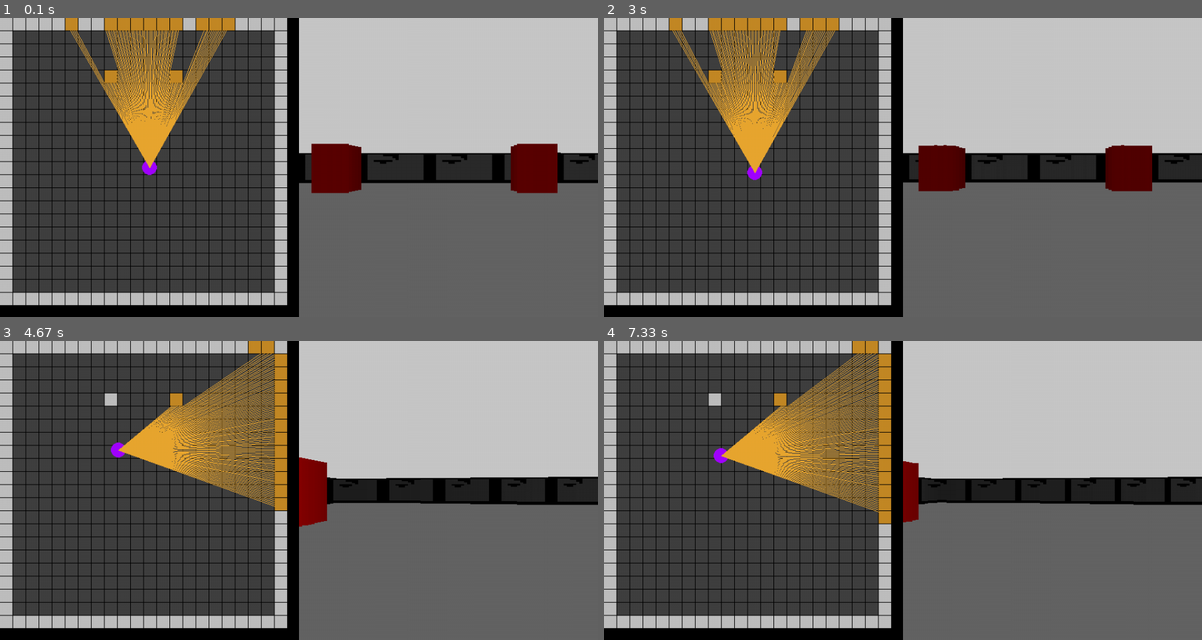
Above: before the commit, frames 1-4 (two rows, left to right).
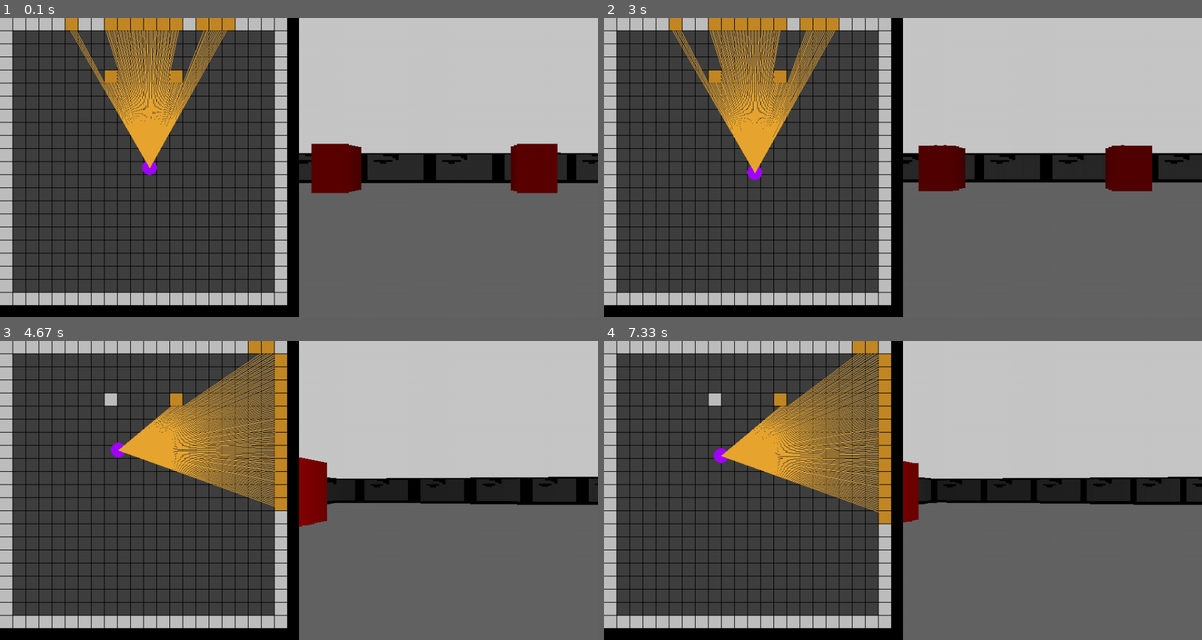
Above: after the commit, the same moments.

Repository: TLDispenser/My-Projects
Game: pygame game, started from 3d Rendering egenen/pygame_rendering/rendering.py
The game is run twice, just before and just after one commit, with the same random seed, the same clock (stepped at 60 frames per second) and the same inputs.
Inputs:
- Up to frame 1 (0.1 s): no input
- Up to frame 2 (3 s): hold Right 0.33-0.8 s; hold Up 0.83-1.13 s; hold Right 1.17-1.63 s; hold Left 1.67-2.2 s; hold Down 2.23-2.53 s; hold Left 2.57-2.97 s
- Up to frame 3 (4.67 s): hold Up 3-3.37 s; hold Right 3.4-4.03 s; hold Down 4.07-4.43 s; hold Left from 4.47 s (still down)
- Up to frame 4 (7.33 s): release Left at 4.93 s; hold Right 4.97-5.43 s; hold Up 5.47-5.77 s; hold Right 5.8-6.27 s; hold Left 6.3-6.83 s; hold Down 6.87-7.17 s; hold Left from 7.2 s (still down)

The runs differ from the first frame. In frame 1, 0.4% of the frame differs, in the area x 50-100%, y 45-55%; in frame 2, 0.9%; in frame 3, 1.3%, in the area x 54-100%, y 46-54%; in frame 4, 1.0%.

Commit message:
Detect what side its on rendering.py

Diff:
--- a/3d Rendering egenen/pygame_rendering/rendering.py
+++ b/3d Rendering egenen/pygame_rendering/rendering.py
@@ -90,13 +90,12 @@
             #calculate map square index
             square = row * MAP_SIZE + col
             if MAP[square] != ' ':
+                #colors the map tiles to show what you are looking at
                 pygame.draw.rect(win, (195, 137, 38), (col * TILE_SIZE, row * TILE_SIZE, TILE_SIZE - 1, TILE_SIZE - 1))
 
                 #draw casted ray
                 pygame.draw.line(win, (233, 166, 49), (player_x, player_y), (target_x, target_y))
 
-                temp_what_is_it_list.append(MAP[square])
-
                 #fix fish eye effect
                 depth *= math.cos(player_angle - start_angle)
 
@@ -104,6 +103,18 @@
 
                 #sees how may tiles there are
                 visible_tiles.add((col, row))
+
+                #adds where what direction you see the side at
+                if 0 <= start_angle <= 45 or 315 < start_angle <= 360:
+                    side_its_on = "E"
+                elif 45 < start_angle <= 135:
+                    side_its_on = "N"
+                elif 135 < start_angle <= 225:
+                    side_its_on = "W"
+                elif 225 < start_angle <= 315:
+                    side_its_on = "S"
+                #what is symbol is there and record it AND what side its on as a string
+                temp_what_is_it_list.append(str(MAP[square]) + str(side_its_on))
                 break
         #increment angle by step
         start_angle += STEP_ANGLE
@@ -137,7 +148,7 @@
         number_of_symbol_prevous = 0
         temp_depth_range_counter = 0
         for where_and_how_much in range(0, len(result), 2):
-            #texture_counter = result[where_and_how_much + 1] % TEXTURE_SIZE
+            texture_counter = result[where_and_how_much + 1] % TEXTURE_SIZE
             #use 1 devoided my somthing like depth to not increase when geting closer
             #check to see how many tiles im seeing!!!!!!!
             texture_counter_increaser = len(visible_tiles) / TEXTURE_SIZE
@@ -152,15 +163,15 @@
                 elif wall_height < TILE_SIZE:
                     wall_height = TILE_SIZE
                 #here is how to add what you want with colors
-                if result[where_and_how_much] == '#' or result[where_and_how_much] == '$':
+                if result[where_and_how_much][0] == '#':
                     color0 = (int(WALL1_TEXTURE[int(texture_counter) + (pixel_y_pozition * TEXTURE_SIZE)]) * 255) / (1 + depth * depth * 0.0001)
                     color1 = (int(WALL1_TEXTURE[int(texture_counter) + (pixel_y_pozition * TEXTURE_SIZE)]) * 255) / (1 + depth * depth * 0.0001)
                     color2 = (int(WALL1_TEXTURE[int(texture_counter) + (pixel_y_pozition * TEXTURE_SIZE)]) * 255) / (1 + depth * depth * 0.0001)
-                if result[where_and_how_much] == 'b':
+                if result[where_and_how_much][0] == 'b':
                     color0 = 255 / (1 + depth * depth * 0.0001)
                     color1 = 0 / (1 + depth * depth * 0.0001)
                     color2 = 0 / (1 + depth * depth * 0.0001)
-                if result[where_and_how_much] == 'M':
+                if result[where_and_how_much][0] == 'M':
                     texture_position = int(texture_counter) #(texture_counter // TILES_TO_SEE) * (TEXTURE_SIZE // (TEXTURE_SIZE // TILES_TO_SEE))
                     #(texture_counter / TILES_TO_SEE) * TEXTURE_SIZE
                     #(TILES_TO_SEE / texture_counter)
